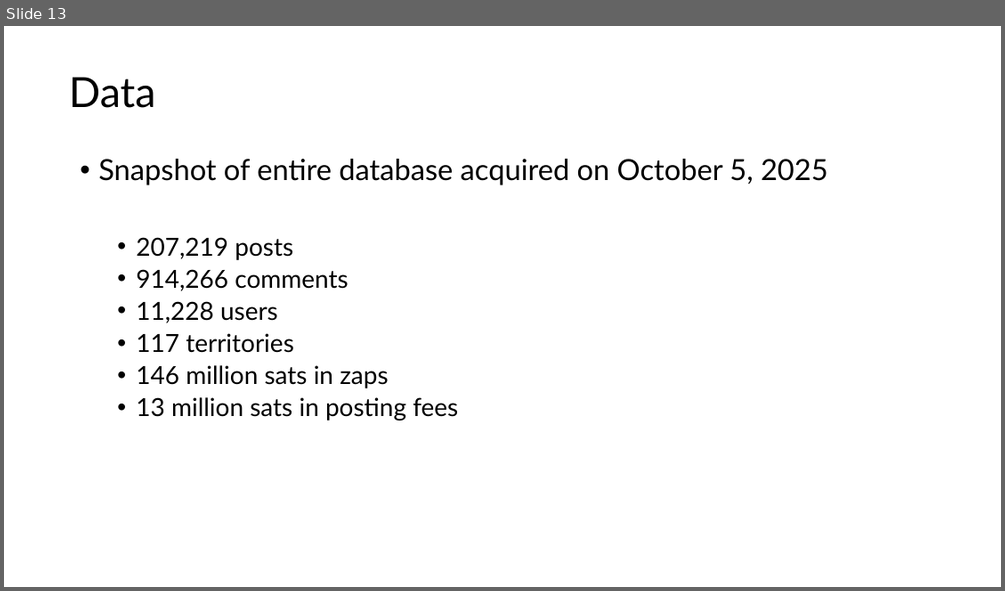
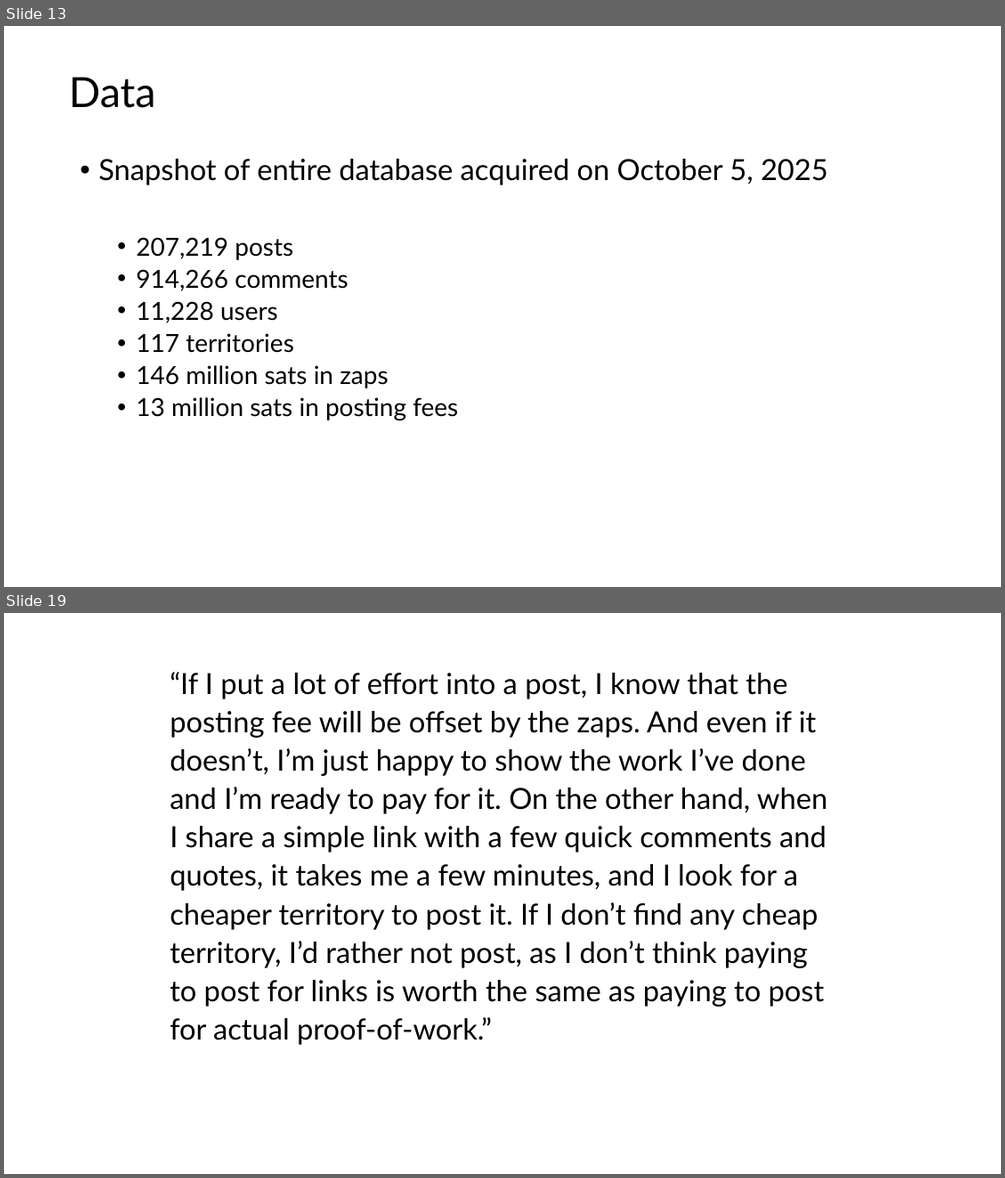
Before and after one commit to ed-kung/sn-research, a slide deck: presentations/2026-02-25-csun.pptx. Shown one above the other, each under a label of ours: slide 13 before the commit, slides 13 and 19 after it; the slides between them are not shown. The pictures are 1005x591 and 1005x1178 pixels, drawn with LibreOffice and Linux fonts; fonts in the diff are those of the drawing. Boxes give left, top, right and bottom in pixels: in the first picture for what was removed or moved away, otherwise in the second. Text is boxed around its words. In the diff, an @@ line names an element or a change of style, - is before the commit and + after.

Commit message:
update presentation

```diff
--- a/presentations/2026-02-25-csun.pptx
+++ b/presentations/2026-02-25-csun.pptx
@@ slide 19 added at (x1=4, y1=613, x2=1001, y2=1174), background #FFFFFF @@
@@ text added at (x1=170, y1=672, x2=827, y2=1045), 28 pt, text #000000 @@
+“If I put a lot of effort into a post, I know that the posting fee will be offset by the zaps. And even if it doesn’t, I’m just happy to show the work I’ve done and I’m ready to pay for it. On the other hand, when I share a simple link with a few quick comments and quotes, it takes me a few minutes, and I look for a cheaper territory to post it. If I don’t find any cheap territory, I’d rather not post, as I don’t think paying to post for links is worth the same as paying to post for actual proof-of-work.”
```
Also in this commit, not shown: 19 other slides added, 1 other file.
